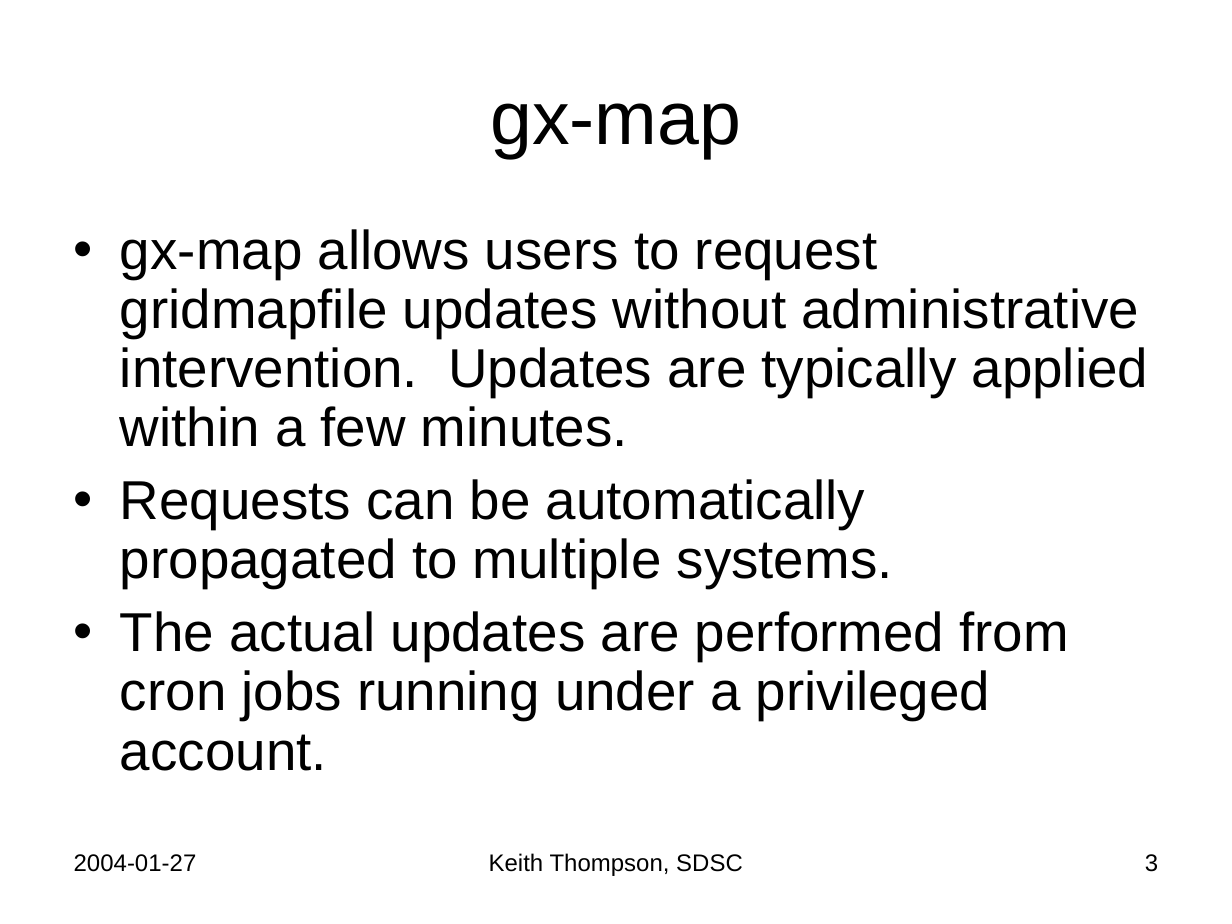
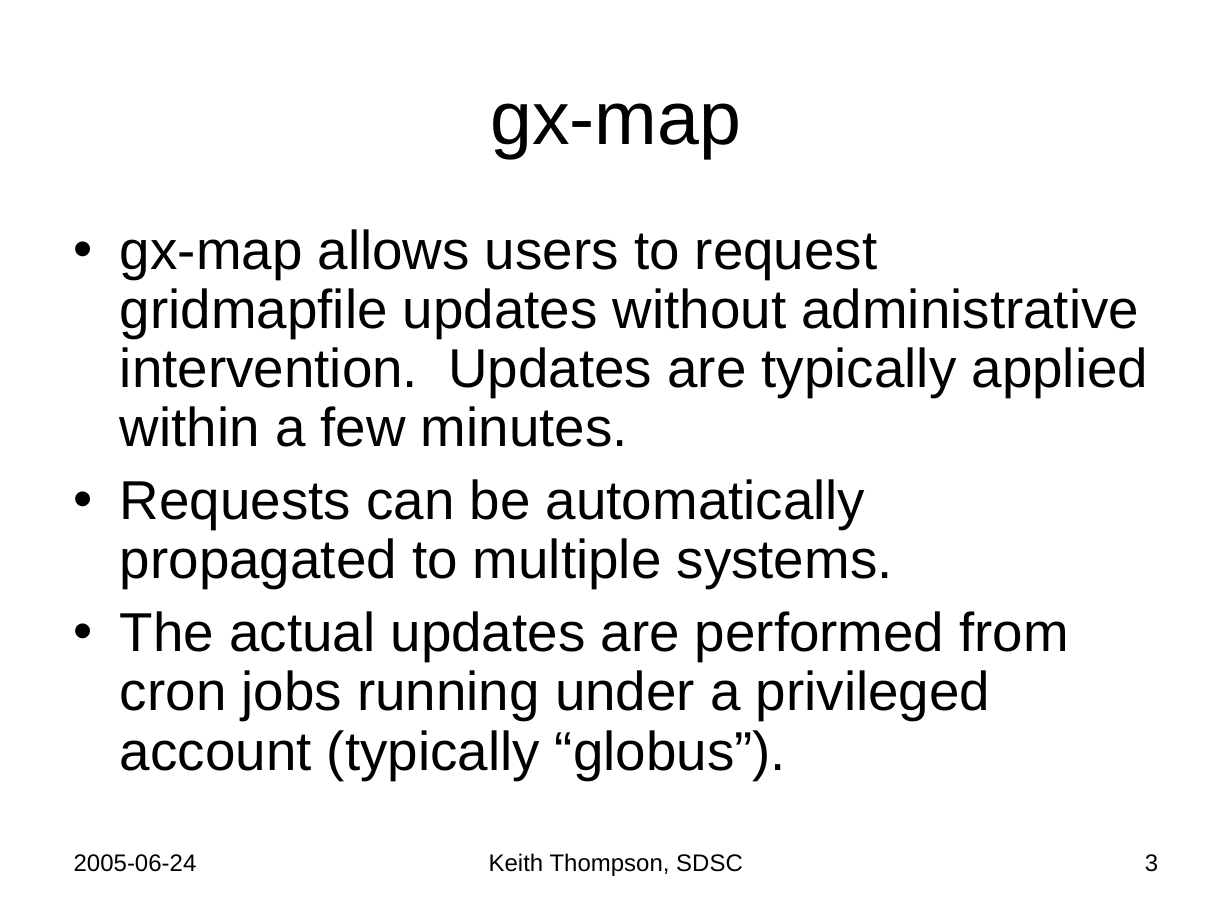
Before and after one commit to Keith-S-Thompson/gx-map, a slide deck: slide 3 of gx-map.ppt. Drawn at 1232x924 pixels with LibreOffice and Linux fonts; fonts in the diff are those of the drawing. Boxes give left, top, right and bottom in pixels: in the first picture for what was removed or moved away, otherwise in the second. Text is boxed around its words. In the diff, an @@ line names an element or a change of style, - is before the commit and + after.

```diff
--- a/gx-map.ppt
+++ b/gx-map.ppt
@@ text at <box>120,611,1069,779</box>: text changed @@
-• The actual updates are performed from cron jobs running under a privileged account.
+• The actual updates are performed from cron jobs running under a privileged account (typically “globus”).
@@ text at <box>74,854,197,872</box>: text changed @@
-2004-01-27
+2005-06-24
```
Also in this commit, not shown: 24 other slides changed, 4 slides added, 7 slides removed.
